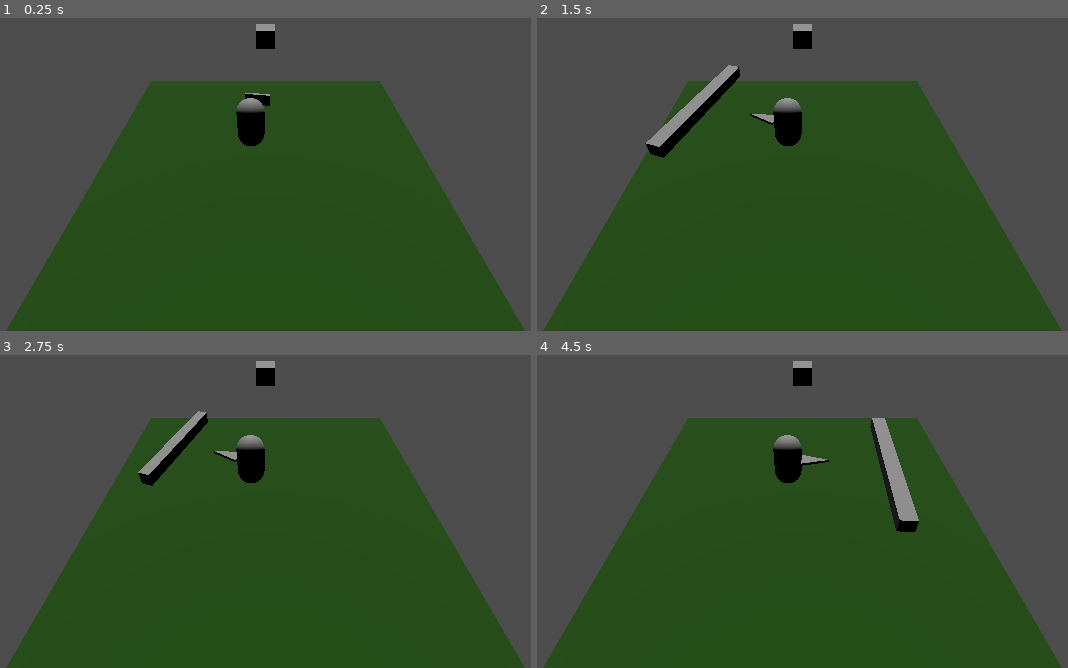
Above: before the commit, frames 1-4 (two rows, left to right).
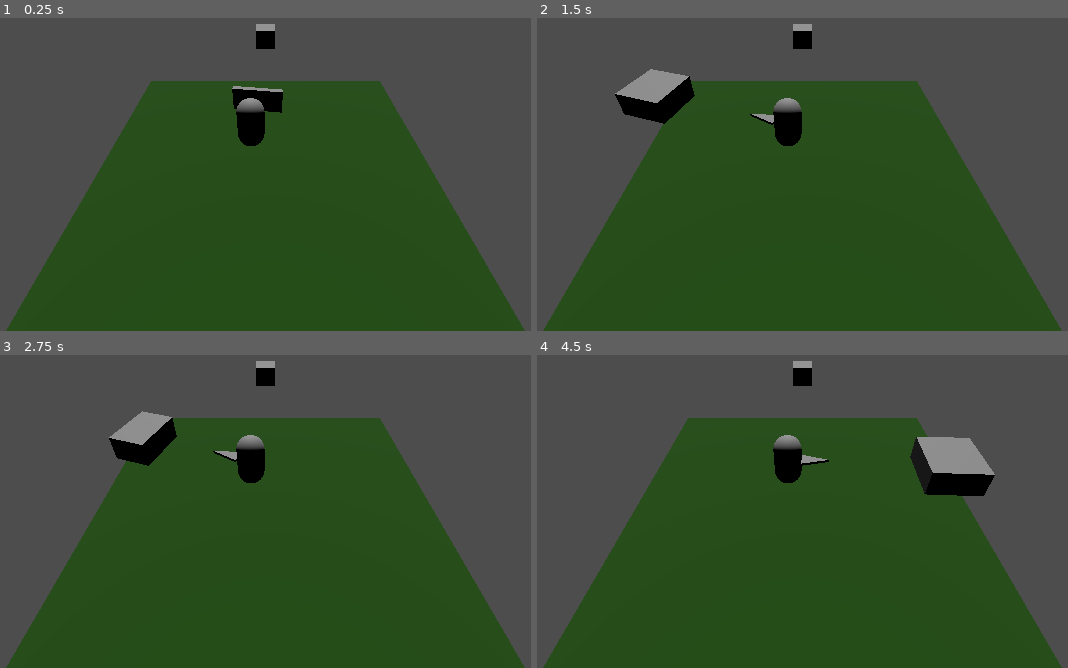
Above: after the commit, the same moments.

Repository: Maxi-F22/GamejamSoSe25
Game: Godot game, scene res://Scenes/main.tscn
Two runs of this game, one before a commit and one after it. Both use one fixed random seed, a clock stepped at 60 frames per second and the inputs below.
Inputs (mouse positions are in pixels of both pictures, inside the frame that each line leads up to):
- Up to frame 1 (0.25 s): no input
- Up to frame 2 (1.5 s): tap Enter at 0.5 s; move the mouse to (977, 83) at 0.52 s; tap F (WaveActivate) at 0.6, 1.35 s; move the mouse to (643, 127) at 1.27 s
- Up to frame 3 (2.75 s): move the mouse to (outside the picture) at 2.02 s; tap F (WaveActivate) at 2.1 s
- Up to frame 4 (4.5 s): move the mouse to (760, 533) at 2.77 s; tap F (WaveActivate) at 2.85, 3.6, 4.35 s; move the mouse to (1041, 511) at 3.52 s; move the mouse to (563, 376) at 4.27 s

The runs differ from the first frame. In frame 1, 0.4% of the frame differs, in the area x 43-54%, y 21-31%; in frame 2, 3.2%; in frame 3, 2.3%; in frame 4, 3.8%, in the area x 62-87%, y 20-57%.

Commit message:
SingleWaveMode hinzugefügt

Diff:
--- a/Prefabs/HeikoShock.tscn
+++ b/Prefabs/HeikoShock.tscn
@@ -141,11 +141,13 @@
 
 [node name="SingleWave" type="Node3D" parent="Aimer" node_paths=PackedStringArray("char_script")]
 script = ExtResource("1_823jm")
-scale_speed = 5.0
+scale_speed = 10.0
+max_scale = 10.0
 char_script = NodePath("../..")
+isSingle = true
 
 [node name="Wave1" type="Area3D" parent="Aimer/SingleWave"]
-transform = Transform3D(1, 0, 0, 0, 1, 0, 0, 0, 1, 0, 0, 0.5)
+transform = Transform3D(2, 0, 0, 0, 2, 0, 0, 0, 2, 0, 0, 0.5)
 
 [node name="CollisionShape3D8" type="CollisionShape3D" parent="Aimer/SingleWave/Wave1"]
 transform = Transform3D(1, 0, 0, 0, 1, 0, 0, 0, 1, 0, 0, 0)
--- a/Scripts/WaveExpansionsScript.gd
+++ b/Scripts/WaveExpansionsScript.gd
@@ -3,10 +3,11 @@
 @export var scale_speed: float = 1
 @export var max_scale: float = 8
 @export var char_script: CharacterBody3D
-
+@export var isSingle: bool = false
 var wave_triggered = false
 var waves = []
 var forward
+
 
 func _ready():
 	for child in get_children():
@@ -28,8 +29,11 @@
 			for child in wave.get_children():
 				if scale.z < max_scale:
 					#child.scale.z += scale_speed * delta
-					scale.z += scale_speed * delta
-					scale.x += scale_speed * delta
+					if isSingle == false:
+						scale.z += scale_speed * delta
+						scale.x += scale_speed * delta
+					else:
+						scale.z += scale_speed * delta
 				else:
 					reset()
 
